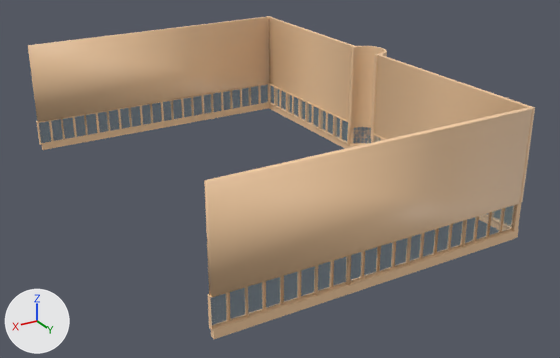
The FBX model Assets/Cenário/Estufa/Estufa-Paredes.fbx, before and after one commit.
Before and after are seen from a 50 mm camera at (85.9, 117.4, 59.2) aimed at (18.9, 5.7, 3.4). Lighting does not change. The marker at lower left points along +X, +Y and +Z. Where no turn or scale is listed for an object, it has been applied to the vertices. Vertices at the same position are counted once.
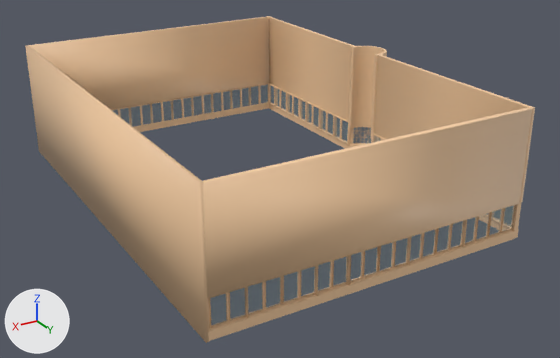
Where the newer file only moved an object's origin or applied its transform, the numbers keep the older frame.

Where the change shows, as pixel boxes (x1, y1, x2, y2) in the pictures (560 x 358 px; the box of a moved part takes in the faces that stretch with it):
```json
{"object": "Plane.002", "change": "reshaped", "before": [28, 16, 535, 339], "after": [25, 16, 535, 343]}
{"part": 1, "of": "me_plane_003", "change": "added", "after": [25, 45, 210, 343], "on screen": "beige"}
{"part": 2, "of": "me_plane_003", "change": "moved or reshaped", "before": [204, 107, 532, 339], "after": [202, 107, 532, 341]}
```

Edits to the scene script, one JSON object a line:
```json
{"block": "me_plane_003", "where": "# used by ob_plane_002; location = (1.0, -1.4, 0.5)"}
{"block": "me_plane_003", "where": "# verts and faces of me_plane_003; kept vertices keep their numbers, new ones are numbered from 2553"}
{"block": "me_plane_003", "where": "# before: 49 (48.8, 41.3, 0.0) at pixel (211, 336), 51 (48.8, 41.3, 1.5), 52 (48.8, 42.1, 0.0) at pixel (214, 339), 54 (48.8, 42.1, 1.5) at pixel (213, 330), 2158 (49.1, 42.1, 1.5) at pixel (211, 330)"}
{"block": "me_plane_003", "where": "# before: 2160 (49.1, 42.1, 6.4) at pixel (210, 297), 2162 (49.1, 41.5, 1.5) at pixel (209, 328), 2164 (49.1, 41.5, 6.4) at pixel (208, 295), 2447 (48.9, 41.3, 6.3) at pixel (209, 294), 2448 (48.9, 42.1, 6.3) at pixel (212, 297)"}
{"block": "me_plane_003", "where": "# before: 2501 (48.9, 41.3, 22.1) at pixel (204, 180), 2502 (48.9, 42.1, 22.1) at pixel (207, 182)"}
{"op": "remove", "block": "me_plane_003", "code": "me_plane_003.from_pydata(...)  # 2553 vertices, 2258 faces; spans x -10.3..49.6, y -38.4..42.1, z -0.1..22.3"}
{"op": "add", "block": "me_plane_003", "code": "me_plane_003.from_pydata(...)  # 2561 vertices, 2264 faces; spans x -10.3..50.0, y -38.4..42.1, z -0.1..22.3"}
{"block": "me_plane_003", "change": "me_plane_003 part 1: a new loose piece, a box spanning x 49.4..49.99, y -37.34..42.1, z -0.11..22.33, in mat_estufa_001 (picture img_octo80_32x_png)"}
{"block": "me_plane_003", "change": "me_plane_003 part 2"}
{"op": "add", "block": "me_plane_003", "code": "for i in [49, 51, 52, 54]: verts[i] += (0.8, 0.0, 0.0)"}
{"op": "add", "block": "me_plane_003", "code": "for i in [2158, 2160, 2162, 2164]: verts[i] += (0.5, 0.0, 0.0)"}
{"op": "add", "block": "me_plane_003", "code": "for i in [2447, 2448, 2501, 2502]: verts[i] += (0.6, 0.0, 0.0)"}
```
